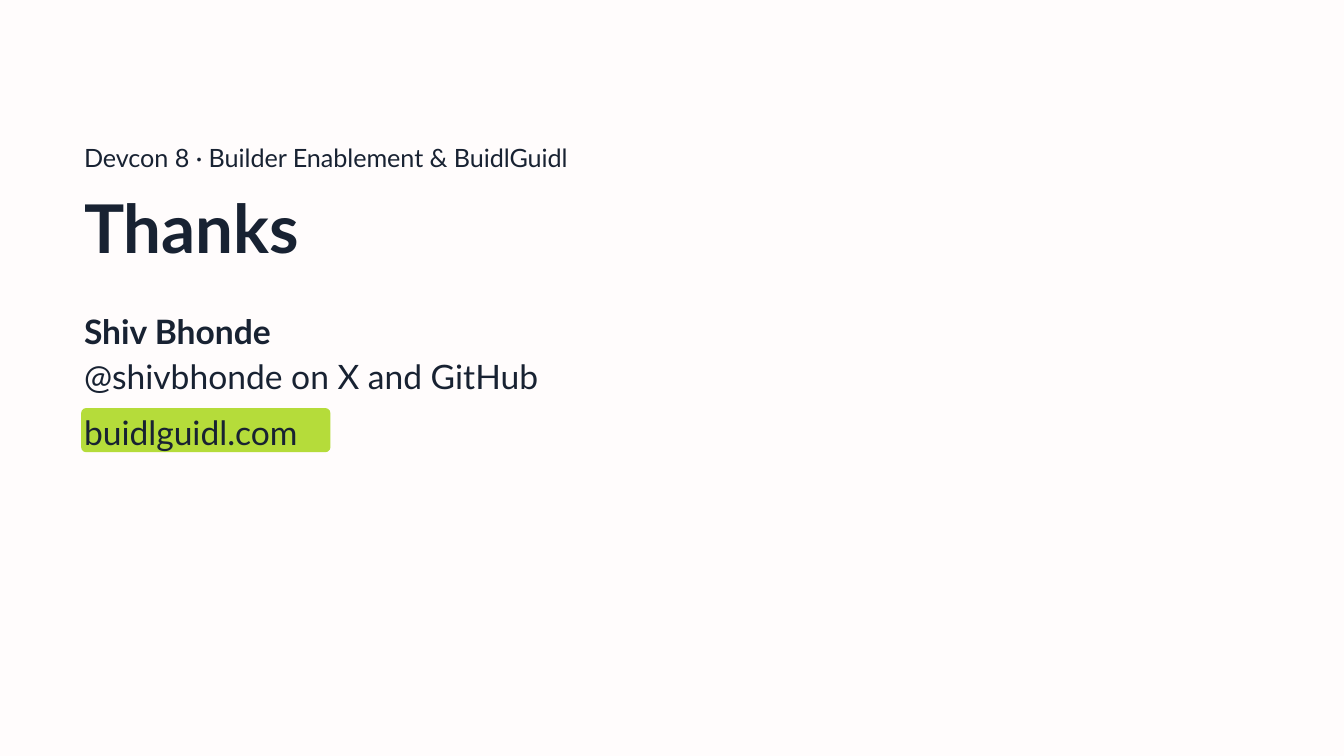
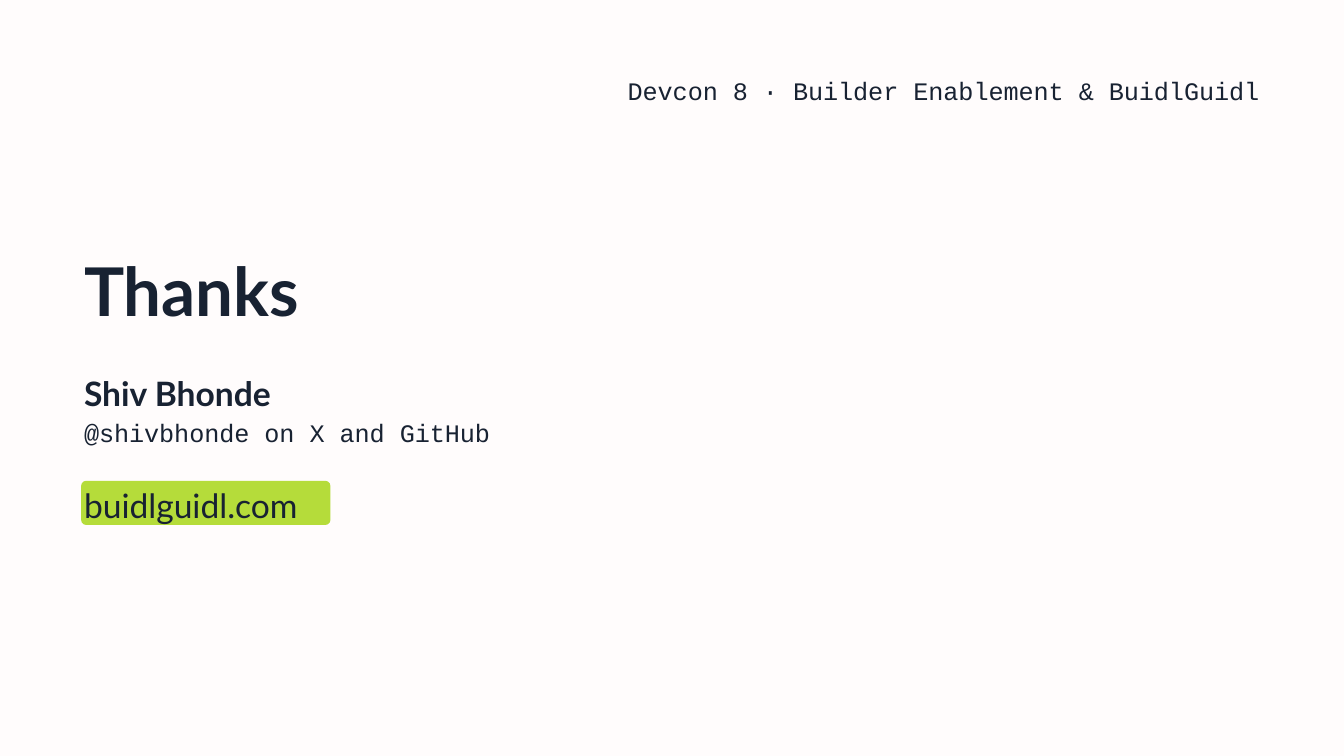
Before and after one commit to technophile-04/devcon-8-mumbai, a slide deck: slide 10 of template/buidlguidl-devcon8.pptx. Drawn at 1344x756 pixels with LibreOffice and Linux fonts; fonts in the diff are those of the drawing; background and template pictures are left out. Boxes give left, top, right and bottom in pixels: in the first picture for what was removed or moved away, otherwise in the second. Text is boxed around its words. In the diff, an @@ line names an element or a change of style, - is before the commit and + after.

```diff
--- a/template/buidlguidl-devcon8.pptx
+++ b/template/buidlguidl-devcon8.pptx
@@ text "Devcon 8 · Builder Enablement ...": place and size @@
-text "Devcon 8 · Builder Enablement ..." at (84, 148, 568, 168)
+text "Devcon 8 · Builder Enablement ..." at (628, 82, 1259, 101)
@@ text "Devcon 8 · Builder Enablement ..." at (628, 82, 1259, 101): font Lato to Courier New; alignment left to right @@
@@ title "Thanks": place and size @@
-title "Thanks" at (84, 203, 299, 254)
+title "Thanks" at (84, 266, 299, 317)
@@ title "Thanks" at (84, 266, 299, 317): vertical alignment top to bottom @@
@@ text "Shiv Bhonde": place and size @@
-text "Shiv Bhonde" at (84, 319, 271, 345)
+text "Shiv Bhonde" at (84, 381, 271, 407)
@@ text "@shivbhonde on X and GitHub": place and size @@
-text "@shivbhonde on X and GitHub" at (84, 364, 538, 393)
+text "@shivbhonde on X and GitHub" at (84, 423, 490, 446)
@@ text "@shivbhonde on X and GitHub" at (84, 423, 490, 446): size 18 to 13.5 pt, font Lato to Courier New; line spacing 23.2pt to 17.6pt @@
@@ rounded rectangle: place and size @@
-rounded rectangle at (81, 409, 329, 453)
+rounded rectangle at (81, 481, 329, 526)
@@ text "buidlguidl.com": place and size @@
-text "buidlguidl.com" at (84, 420, 298, 451)
+text "buidlguidl.com" at (84, 493, 298, 524)
```
Also in this commit, not shown: 7 other slides changed, 24 other files.
